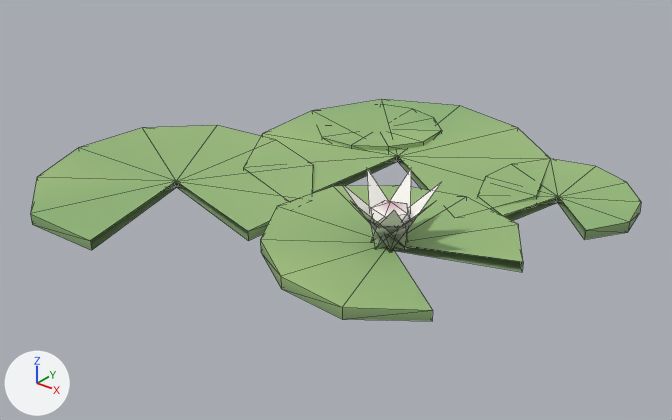
A saved change to the glTF model game/assets/nature/biome/lily_pad_cluster.glb.
Camera for both pictures: a 50 mm camera at (1.647, -2.095, 1.206) aimed at (0.026, -0.069, -0.05). Lighting does not change. The marker at lower left points along +X, +Y and +Z. The older version comes first. Mesh edges are drawn as thin lines. Vertices at exactly the same position are counted once.

Names of what the first picture shows: 'lily_pad_cluster'.
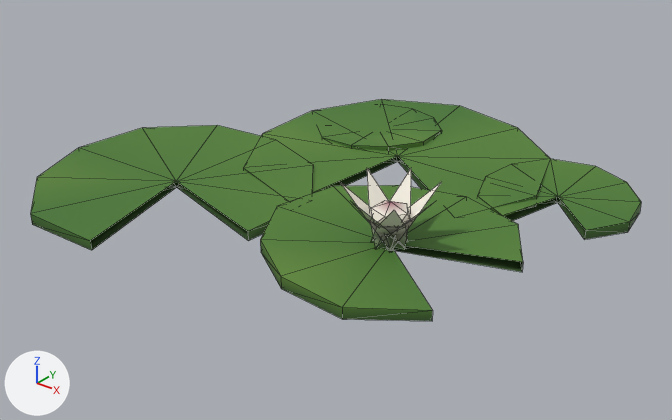
What differs and where, as boxes [x1, y1, x2, y2] in the pictures (672 x 420 px):
```json
{"part": 1, "of": "me_lily_pad_cluster", "change": "recoloured", "before": [31, 131, 641, 321], "after": [31, 131, 641, 321]}
{"part": 2, "of": "me_lily_pad_cluster", "change": "recoloured", "before": [31, 99, 641, 310], "after": [31, 99, 641, 310], "on screen": "darker"}
```

Scene script edits in JSON lines:
```json
{"block": "me_lily_pad_cluster", "where": "me_lily_pad_cluster.from_pydata(...)  # 157 vertices, 221 faces; spans x -0.85..0.8, y -0.7..0.84, z 0.0..0.19"}
{"block": "me_lily_pad_cluster", "where": "# used by ob_lily_pad_cluster; location = (0.021, -0.074, 0.0)"}
{"block": "me_lily_pad_cluster", "change": "me_lily_pad_cluster part 1: 112 faces centred in x -0.84..0.8, y -0.69..0.82, z 0.0..0.03 are repainted in the vertex colours; the middle colour goes from green #819e6f to dark green #385729"}
{"block": "me_lily_pad_cluster", "change": "me_lily_pad_cluster part 2: 109 faces centred in x -0.81..0.71, y -0.55..0.72, z 0.02..0.13 are repainted in the vertex colours; the middle colour goes from green #9bbc7c to green #548033"}
```
